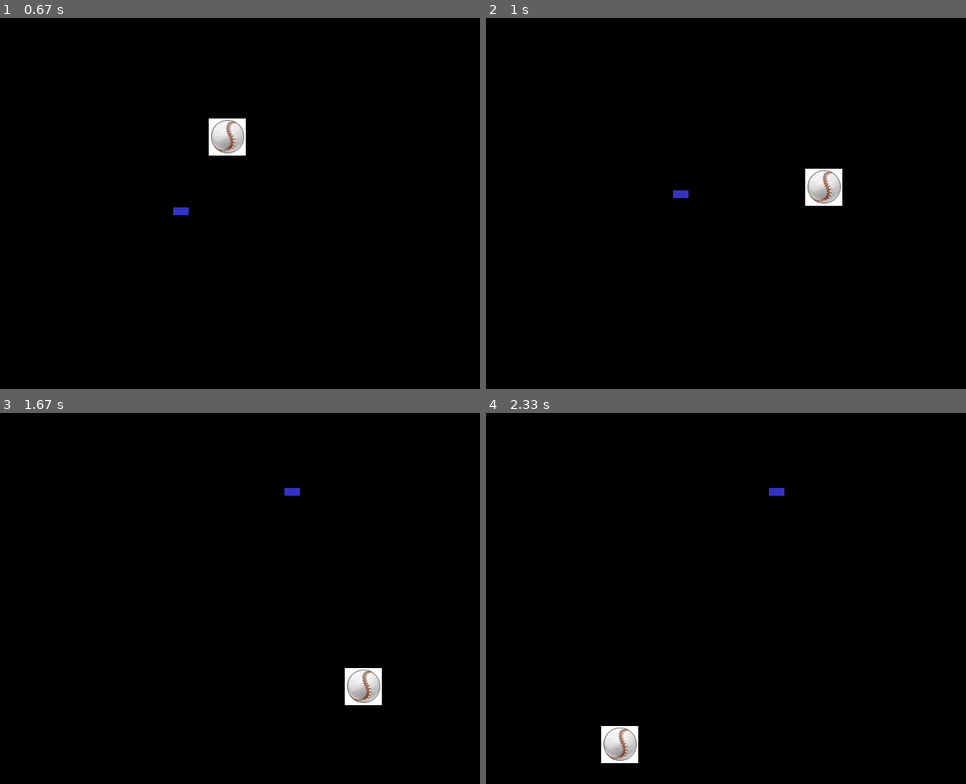
Above: before the commit, frames 1-4 (two rows, left to right).
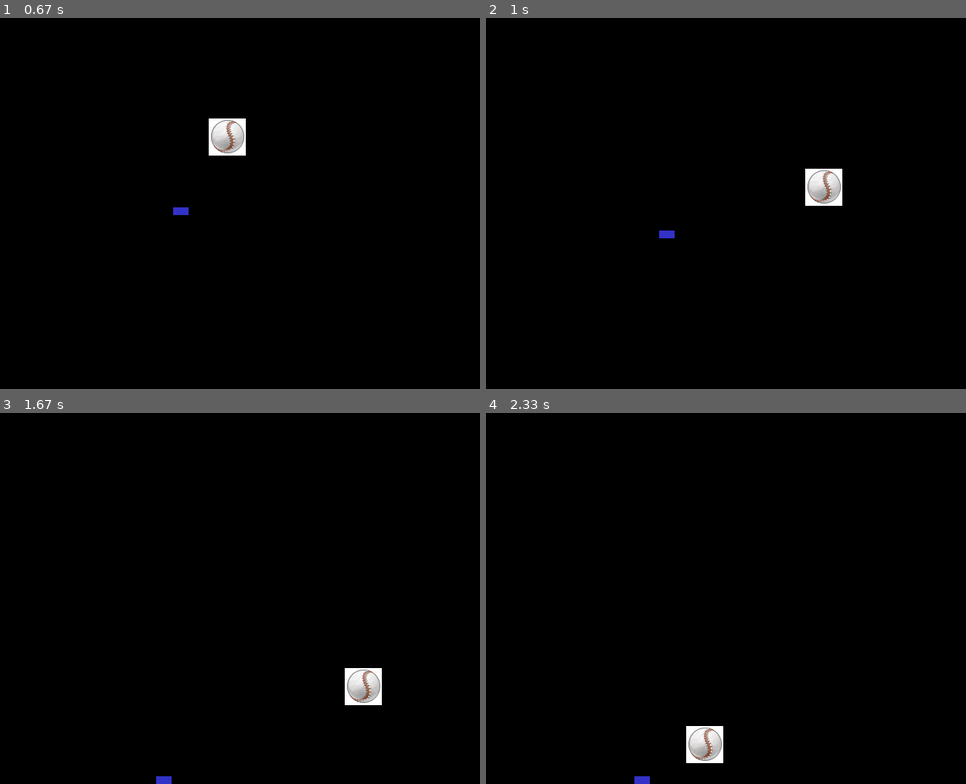
Above: after the commit, the same moments.

Repository: mgenkin/Attention-Project
Game: pygame game, started from drivable_car.py
The game is run twice, just before and just after one commit, with the same random seed, the same clock (stepped at 60 frames per second) and the same inputs. The source is Python 2; it was converted automatically to run under Python 3.
Inputs:
- Up to frame 1 (0.67 s): hold Right from 0.33 s (still down)
- Up to frame 2 (1 s): release Right at 0.8 s; hold Up from 0.83 s (still down)
- Up to frame 3 (1.67 s): release Up at 1.3 s; hold Right from 1.33 s (still down)
- Up to frame 4 (2.33 s): release Right at 1.8 s

Frame 1 is identical in both runs. In frame 2, 0.1% of the frame differs, in the area x 36-43%, y 46-60%; in frame 3, 0.1%; in frame 4, 1.7%, in the area x 23-63%, y 20-100%.

Commit message:
Lots of Changes! No collisions.
Really drive-able now. Speeds up, turns continuously, stops at the edges, new method of checking for keys pressed. Now we need to do collision detection.

Diff:
--- a/drivable_car.py
+++ b/drivable_car.py
@@ -103,7 +103,6 @@
     # Side Must be Bat.LEFT or Bat.RIGHT
     def __init__(self, size, loc, color=BLUE) :
         pygame.sprite.Sprite.__init__(self)
-        screen = pygame.display.get_surface()
         self.image = pygame.Surface(size)
         self.image.fill(color)
         self.rect = self.image.get_rect()
@@ -111,12 +110,19 @@
         self.rect.center = loc
 
     def update(self) :
-        self.rect.move_ip(self.to_xy(self.vel[0], self.vel[1]))
+        screen = pygame.display.get_surface()
+        [x_bound,y_bound] = screen.get_size()
+        [dx,dy]=self.to_xy(self.vel[0], self.vel[1])
+        if self.rect.right+dx>x_bound or self.rect.left+dx<0:
+            dx=0
+        if self.rect.bottom+dy>y_bound or self.rect.top+dy<0:
+            dy=0
+        self.rect.move_ip([dx,dy])
         pygame.event.pump()
 
     def to_xy(self, r, theta):
-        x = int(r*np.cos(theta))
-        y = int(r*np.sin(theta))
+        x = int(r*np.cos(math.pi*theta/180))
+        y = int(r*np.sin(math.pi*theta/180))
         return (x, y)
 
     def update_vel(self, acc):
@@ -130,7 +136,9 @@
 def main() :
     #Initialize Screen
     pygame.init()
-    screen = pygame.display.set_mode((640,480))
+    screen_w=640
+    screen_h=480
+    screen = pygame.display.set_mode([screen_w,screen_h])
     pygame.display.set_caption("Drive Me!")
 
     #Initialize and Fill Background
@@ -163,24 +171,13 @@
     while True :
         clock.tick(40)
         update = np.zeros(2)
-        for event in pygame.event.get() :
-            if event.type == QUIT :
-                sys.exit(1)
-            if event.type == KEYDOWN:
-                if event.key == K_UP :
-                    update[0] += 1
-                if event.key == K_DOWN :
-                    update[0] += -1
-                if event.key == K_RIGHT :
-                    update[1] += 1
-                if event.key == K_LEFT :
-                    update[1]+= -1
-                state=1
-                update_last=update
-            if event.type == KEYUP:
-                state=0
-        if state==1:
-            update=update_last
+        for event in pygame.event.get():
+        	if event.type==pygame.QUIT:sys.exit()
+        keys=pygame.key.get_pressed()
+        if keys[pygame.K_UP]:update[0] += 1
+        if keys[pygame.K_DOWN]:update[0] += -1
+        if keys[pygame.K_RIGHT]:update[1] += 5
+        if keys[pygame.K_LEFT]:update[1] += -5
         player1.update_vel(update)
         screen.blit(background, ball.rect, ball.rect)
         screen.blit(background, player1.rect, player1.rect)
